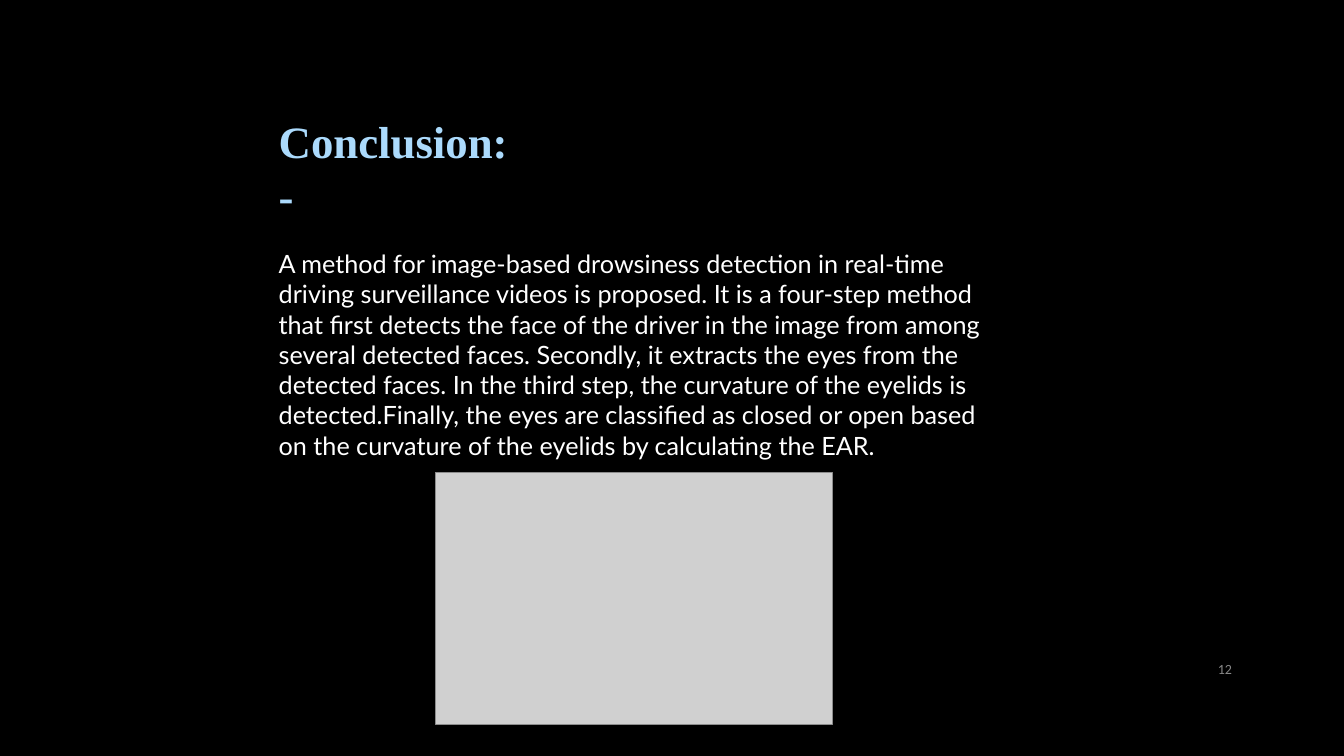
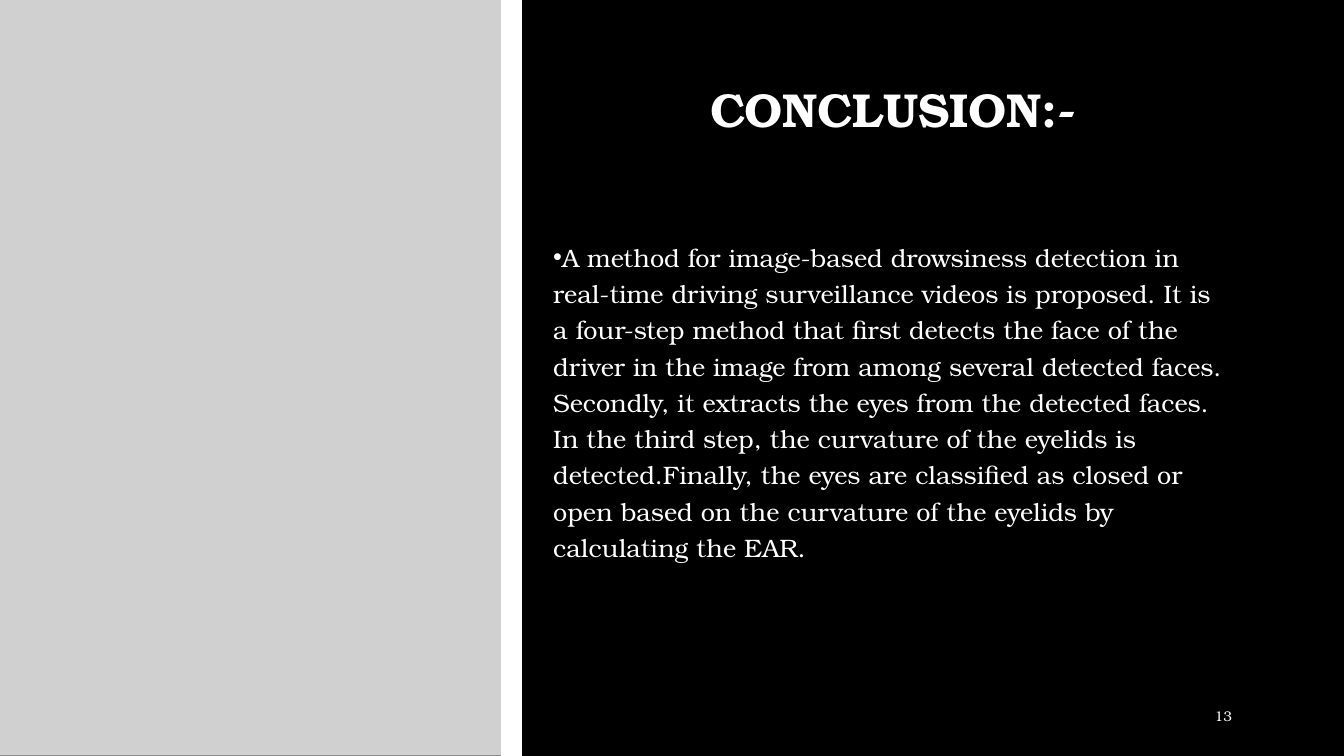
Before and after one commit to MRDGH2821/Drowsiness-Detector, a slide deck: slide 13 of Drowsiness Detector.pptx (slide 12 before the commit). Drawn at 1344x756 pixels with LibreOffice and Linux fonts; fonts in the diff are those of the drawing; grey boxes stand for pictures; background and template pictures are left out. Boxes give left, top, right and bottom in pixels: in the first picture for what was removed or moved away, otherwise in the second. Text is boxed around its words. In the diff, an @@ line names an element or a change of style, - is before the commit and + after.

```diff
--- a/Drowsiness Detector.pptx
+++ b/Drowsiness Detector.pptx
@@ picture: place and size @@
-picture at <box>436,473,833,725</box>
+picture at <box>0,0,511,756</box>
@@ line added from (511, 5) to (511, 751), #FFFFFF 15 pt @@
@@ title "CONCLUSION:-" at <box>710,94,1075,128</box>: vertical alignment top to middle @@
@@ title at <box>710,94,1075,128</box>: text changed; size 32 to 34 pt; font Times New Roman to TeX Gyre Bonum; text colour #ABDAFC to #FFFFFF @@
-Conclusion:-
+CONCLUSION:-
@@ text "A method for image-based drowsiness ...": place and size @@
-text "A method for image-based drowsiness ..." at <box>279,254,980,459</box>
+text "A method for image-based drowsiness ..." at <box>553,248,1222,563</box>
@@ text "A method for image-based drowsiness ..." at <box>553,248,1222,563</box>: font Lato to TeX Gyre Bonum; bullet none to •; line spacing 1 to 1.2; more space between paragraphs @@
@@ page number at <box>1215,711,1232,721</box>: text changed; font Calibri to TeX Gyre Bonum; text colour #898989 to #FFFFFF @@
-12
+13
```
Also in this commit, not shown: 12 other slides changed, 1 slide added.
